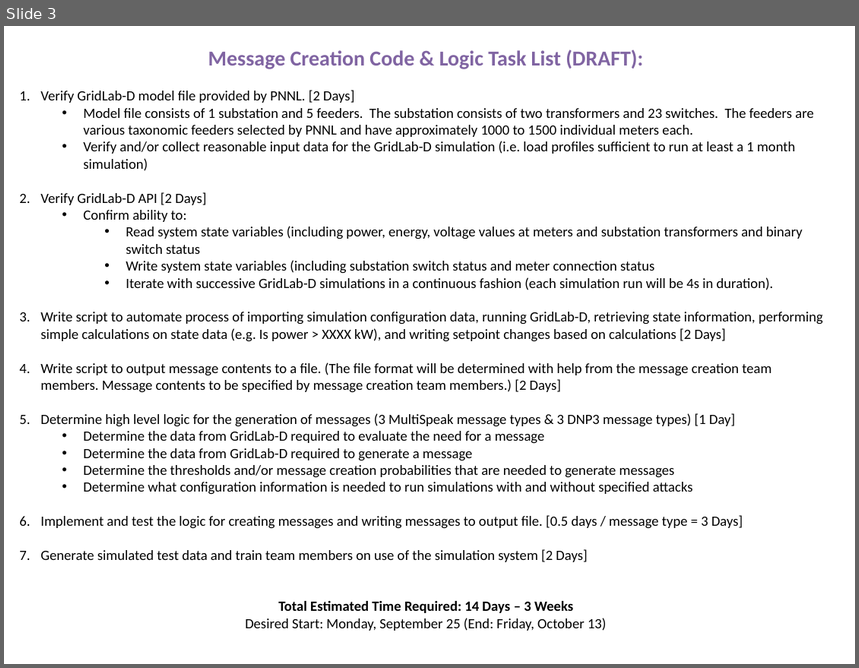
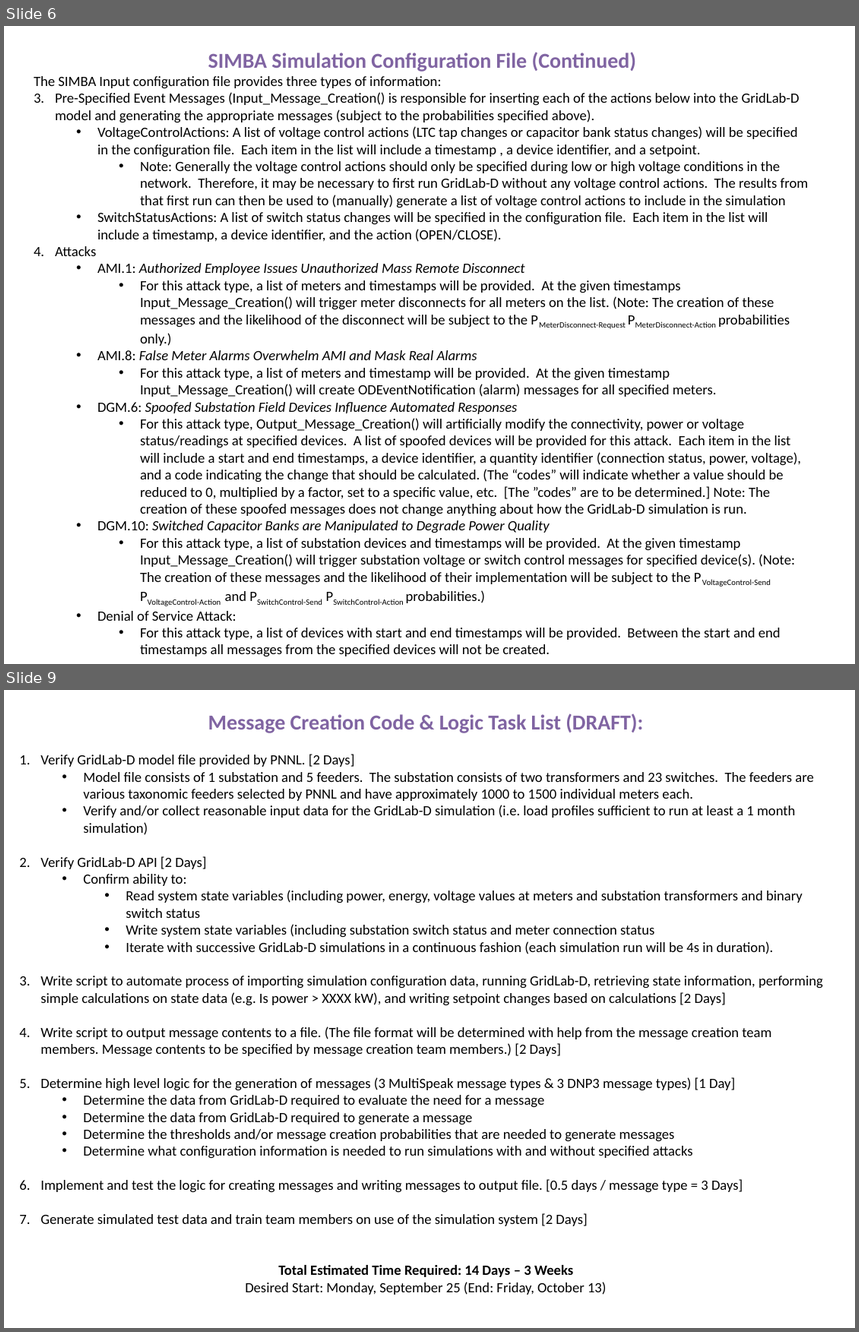
Before and after one commit to dpinney/RatDigest, a slide deck: Docs/SIMBAv2-HighLevel.pptx. Shown one above the other, each under a label of ours: slide 3 before the commit, slides 6 and 9 after it; the slides between them are not shown. The pictures are 859x668 and 859x1332 pixels, drawn with LibreOffice and Linux fonts; fonts in the diff are those of the drawing. Boxes give left, top, right and bottom in pixels: in the first picture for what was removed or moved away, otherwise in the second. Text is boxed around its words. In the diff, an @@ line names an element or a change of style, - is before the commit and + after.

```diff
--- a/Docs/SIMBAv2-HighLevel.pptx
+++ b/Docs/SIMBAv2-HighLevel.pptx
@@ slide 6 added at (x1=4, y1=26, x2=855, y2=664), background #FFFFFF @@
@@ text added at (x1=34, y1=52, x2=809, y2=658), 12 pt, text #000000 @@
+SIMBA Simulation Configuration File (Continued)
+The SIMBA Input configuration file provides three types of information:
+3. Pre-Specified Event Messages (Input_Message_Creation() is responsible for inserting each of the actions below into the GridLab-D model and generating the appropriate messages (subject to the probabilities specified above).
+  • VoltageControlActions: A list of voltage control actions (LTC tap changes or capacitor bank status changes) will be specified in the configuration file. Each item in the list will include a timestamp , a device identifier, and a setpoint.
+    • Note: Generally the voltage control actions should only be specified during low or high voltage conditions in the network. Therefore, it may be necessary to first run GridLab-D without any voltage control actions. The results from that first run can then be used to (manually) generate a list of voltage control actions to include in the simulation
+  • SwitchStatusActions: A list of switch status changes will be specified in the configuration file. Each item in the list will include a timestamp, a device identifier, and the action (OPEN/CLOSE).
+4. Attacks
+  • AMI.1: Authorized Employee Issues Unauthorized Mass Remote Disconnect
+    • For this attack type, a list of meters and timestamps will be provided. At the given timestamps Input_Message_Creation() will trigger meter disconnects for all meters on the list. (Note: The creation of these messages and the likelihood of the disconnect will be subject to the PMeterDisconnect-Request PMeterDisconnect-Action probabilities only.)
+  • AMI.8: False Meter Alarms Overwhelm AMI and Mask Real Alarms
+    • For this attack type, a list of meters and timestamp will be provided. At the given timestamp Input_Message_Creation() will create ODEventNotification (alarm) messages for all specified meters.
+  • DGM.6: Spoofed Substation Field Devices Influence Automated Responses
+    • For this attack type, Output_Message_Creation() will artificially modify the connectivity, power or voltage status/readings at specified devices. A list of spoofed devices will be provided for this attack. Each item in the list will include a start and end timestamps, a device identifier, a quantity identifier (connection status, power, voltage), and a code indicating the change that should be calculated. (The “codes” will indicate whether a value should be reduced to 0, multiplied by a factor, set to a specific value, etc. [The ”codes” are to be determined.] Note: The creation of these spoofed messages does not change anything about how the GridLab-D simulation is run.
+  • DGM.10: Switched Capacitor Banks are Manipulated to Degrade Power Quality
+    • For this attack type, a list of substation devices and timestamps will be provided. At the given timestamp Input_Message_Creation() will trigger substation voltage or switch control messages for specified device(s). (Note: The creation of these messages and the likelihood of their implementation will be subject to the PVoltageControl-Send PVoltageControl-Action and PSwitchControl-Send PSwitchControl-Action probabilities.)
+  • Denial of Service Attack:
+    • For this attack type, a list of devices with start and end timestamps will be provided. Between the start and end timestamps all messages from the specified devices will not be created.
@@ what was slide 3 is now slide 9 @@
```
Also in this commit, not shown: 3 slides changed, 5 other slides added, 1 other file.
